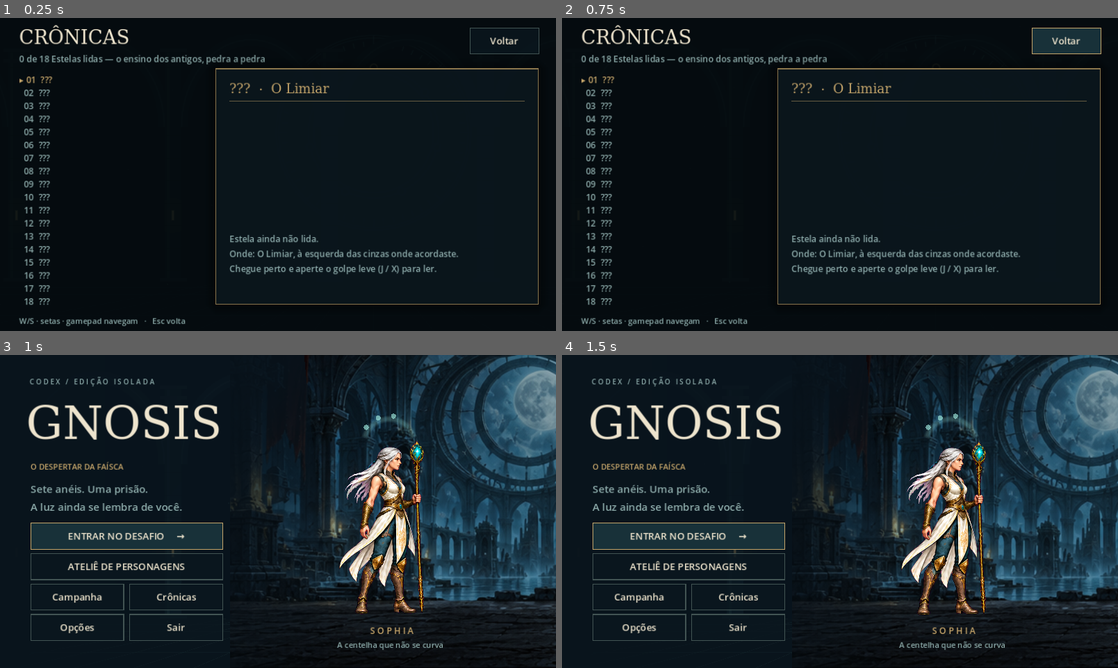
Above: before the commit, frames 1-4 (two rows, left to right).
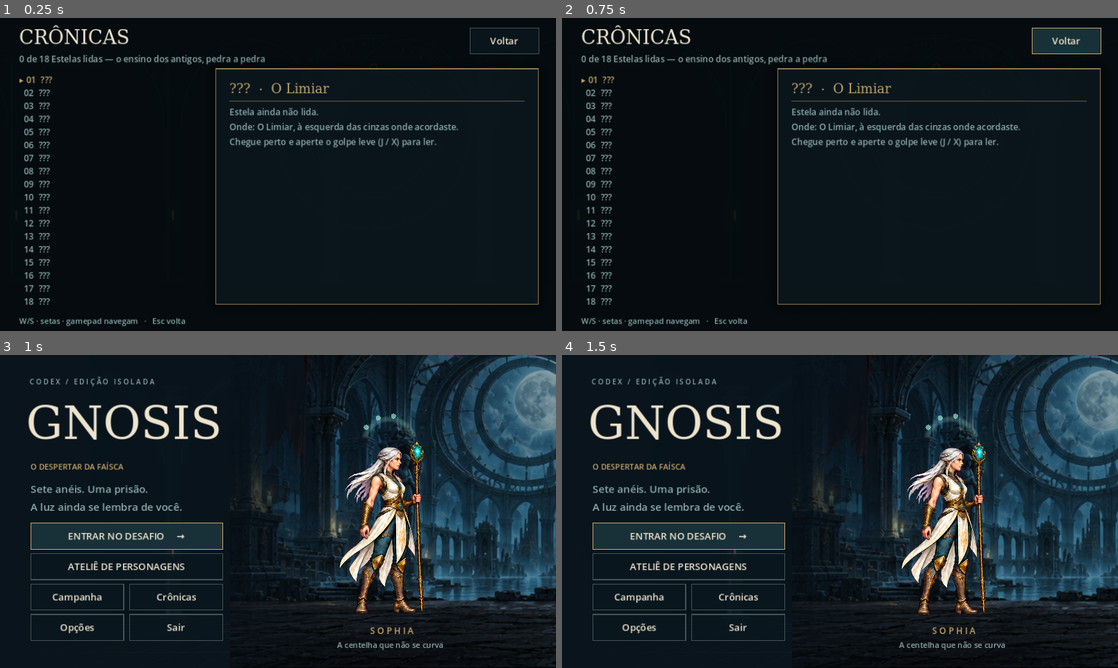
Above: after the commit, the same moments.

Repository: joaotatarin-svg/gnosis
Game: Godot game, scene res://scenes/ui/Chronicles.tscn
Same seed, same stepped clock (60 frames per second), same inputs: the game is played once before the commit and once after it. This scene is started directly instead of the project's main scene.
Inputs (mouse positions are in pixels of both pictures, inside the frame that each line leads up to):
- Up to frame 1 (0.25 s): no input
- Up to frame 2 (0.75 s): click "Voltar" at 0.5 s
- Up to frame 3 (1 s): no input
- Up to frame 4 (1.5 s): move the mouse to (962, 495) at 1.27 s; hold D (move_right) from 1.28 s (still down); hold I (block) from 1.28 s (still down); click (962, 495) at 1.42 s

The runs differ from the first frame. In frame 1, 2.3% of the frame differs, in the area x 41-83%, y 28-82%; in frame 2, 2.3%; in frame 3, nothing differs; in frame 4, nothing differs.

Commit message:
Gnose: correções visuais, QA próprio, docs e capturas
- Controls por código: anchors via set_anchors_and_offsets_preset (o
  anchors_preset em código não aplicava: fundo do prólogo, faixa das
  legendas e letterbox ficavam com tamanho zero).
- CaptionBar limpa a fila fora de uma tela do run (não vaza pro menu/Crônicas).
- Crônicas: entrada trancada mostra a dica logo abaixo do título.
- Gnosis silencioso no Desafio Codex (CodexSession.active): sem Estelas,
  legendas ou cards no sandbox — CodexQA volta a PASS (33/33).
- tools/GnoseQA.tscn: valida Estela/painel/Crônica, card de chefe, prólogo,
  epílogo e a tela Crônicas; salva shots/gnose_*.png (11/11 PASS).
- docs/GNOSE.md (18 Estelas, canais, ganchos pedidos) + LORE.md §10.

Co-Authored-By: Claude Fable 5.1 <noreply@anthropic.com>

Diff:
--- a/scripts/autoload/gnosis.gd
+++ b/scripts/autoload/gnosis.gd
@@ -241,6 +241,7 @@
 }
 
 var unlocked: Array = []          # ids das Crônicas lidas (persistem entre runs)
+var persist_enabled: bool = true  # ferramentas (QA/shot) desligam pra não sujar o disco
 var _caption: CaptionBar
 var _by_screen: Dictionary = {}   # tela -> Estela
 
@@ -307,6 +308,8 @@
 
 
 func _save() -> void:
+	if not persist_enabled:
+		return
 	var f := FileAccess.open(SAVE_PATH, FileAccess.WRITE)
 	if f == null:
 		return
@@ -316,8 +319,16 @@
 
 # --- contrato com o Level -----------------------------------------------------
 
+## O Desafio Codex (CodexSession) é um sandbox de 3 encontros: sem Estelas,
+## legendas ou cards — o fluxo dele tem resultado próprio e temporizado.
+func _sandbox() -> bool:
+	return CodexSession.active
+
+
 func setup_screen(level: Node2D, screen: int, rest_points: Array) -> void:
 	_caption.clear()
+	if _sandbox():
+		return
 	var e := stela_for_screen(screen)
 	if not e.is_empty() and not rest_points.is_empty() and level != null:
 		var s := Stela.new()
@@ -346,6 +357,8 @@
 
 
 func zone_cleared(screen: int, zone: int, _total: int) -> void:
+	if _sandbox():
+		return
 	if Narrative.once("walk_c_%d_%d" % [screen, zone]):
 		_caption.say_lines(Narrative.walk_cleared(screen, zone))
 
@@ -358,6 +371,8 @@
 ## Card de chefe ao nascer: id do Bestiário ("rei", "arconte_sono", ...,
 ## "demiurgo" na batalha dupla) ou "campeao" (Desafio do Éon).
 func boss_card(id: String, screen: int) -> void:
+	if _sandbox():
+		return
 	if id == "campeao":
 		var n := RunManager.eon_name(screen)
 		var fem := n in ["Fome", "Corrente", "Praga", "Coroa"]
--- a/scripts/entities/stela.gd
+++ b/scripts/entities/stela.gd
@@ -147,12 +147,12 @@
 		layer = 92
 		var dim := ColorRect.new()
 		dim.color = Color(0.0, 0.02, 0.03, 0.55)
-		dim.anchors_preset = Control.PRESET_FULL_RECT
+		dim.set_anchors_and_offsets_preset(Control.PRESET_FULL_RECT)
 		dim.mouse_filter = Control.MOUSE_FILTER_IGNORE
 		add_child(dim)
 
 		var center := CenterContainer.new()
-		center.anchors_preset = Control.PRESET_FULL_RECT
+		center.set_anchors_and_offsets_preset(Control.PRESET_FULL_RECT)
 		center.mouse_filter = Control.MOUSE_FILTER_IGNORE
 		add_child(center)
 
--- a/scripts/fx/cinematic.gd
+++ b/scripts/fx/cinematic.gd
@@ -94,12 +94,12 @@
 func _build_cards() -> void:
 	_black = ColorRect.new()
 	_black.color = Color(0.0, 0.0, 0.0, 1.0)
-	_black.anchors_preset = Control.PRESET_FULL_RECT
+	_black.set_anchors_and_offsets_preset(Control.PRESET_FULL_RECT)
 	_black.mouse_filter = Control.MOUSE_FILTER_IGNORE
 	add_child(_black)
 
 	_bg = TextureRect.new()
-	_bg.anchors_preset = Control.PRESET_FULL_RECT
+	_bg.set_anchors_and_offsets_preset(Control.PRESET_FULL_RECT)
 	_bg.expand_mode = TextureRect.EXPAND_IGNORE_SIZE
 	_bg.stretch_mode = TextureRect.STRETCH_SCALE
 	_bg.material = PaintedLibrary.material()
@@ -110,7 +110,7 @@
 	# vinheta: escurece as bordas pra o texto assentar
 	var vig := ColorRect.new()
 	vig.color = Color(0.0, 0.01, 0.02, 0.38)
-	vig.anchors_preset = Control.PRESET_FULL_RECT
+	vig.set_anchors_and_offsets_preset(Control.PRESET_FULL_RECT)
 	vig.mouse_filter = Control.MOUSE_FILTER_IGNORE
 	add_child(vig)
 
@@ -156,7 +156,7 @@
 
 	_hint = Label.new()
 	_hint.text = "qualquer tecla avança  ·  Esc pula"
-	_hint.anchors_preset = Control.PRESET_BOTTOM_RIGHT
+	_hint.set_anchors_and_offsets_preset(Control.PRESET_BOTTOM_RIGHT)
 	_hint.offset_left = -240.0
 	_hint.offset_top = -22.0
 	_hint.offset_right = -14.0
@@ -213,13 +213,13 @@
 func _build_boss() -> void:
 	_bar_top = ColorRect.new()
 	_bar_top.color = Color.BLACK
-	_bar_top.anchors_preset = Control.PRESET_TOP_WIDE
+	_bar_top.set_anchors_and_offsets_preset(Control.PRESET_TOP_WIDE)
 	_bar_top.offset_bottom = 0.0
 	_bar_top.mouse_filter = Control.MOUSE_FILTER_IGNORE
 	add_child(_bar_top)
 	_bar_bottom = ColorRect.new()
 	_bar_bottom.color = Color.BLACK
-	_bar_bottom.anchors_preset = Control.PRESET_BOTTOM_WIDE
+	_bar_bottom.set_anchors_and_offsets_preset(Control.PRESET_BOTTOM_WIDE)
 	_bar_bottom.offset_top = 0.0
 	_bar_bottom.mouse_filter = Control.MOUSE_FILTER_IGNORE
 	add_child(_bar_bottom)
--- a/scripts/levels/level.gd
+++ b/scripts/levels/level.gd
@@ -126,7 +126,7 @@
 	if RunManager.is_king_screen(screen):
 		# PRÓLOGO em cards (o mito: Mônada → Éons → Sophia → o Cego → faíscas),
 		# só uma vez por run, antes de a Voz falar.
-		if Narrative.once("prologue"):
+		if not CodexSession.active and Narrative.once("prologue"):
 			await Cinematic.prologue().finished
 			if not is_inside_tree():
 				return
--- a/scripts/ui/caption_bar.gd
+++ b/scripts/ui/caption_bar.gd
@@ -38,12 +38,12 @@
 
 	_strip = ColorRect.new()
 	_strip.color = Color(0.02, 0.045, 0.06, 0.62)
-	_strip.anchors_preset = Control.PRESET_FULL_RECT
+	_strip.set_anchors_and_offsets_preset(Control.PRESET_FULL_RECT)
 	_strip.mouse_filter = Control.MOUSE_FILTER_IGNORE
 	_root.add_child(_strip)
 
 	_speaker = Label.new()
-	_speaker.anchors_preset = Control.PRESET_TOP_WIDE
+	_speaker.set_anchors_and_offsets_preset(Control.PRESET_TOP_WIDE)
 	_speaker.offset_top = 3.0
 	_speaker.offset_bottom = 15.0
 	_speaker.horizontal_alignment = HORIZONTAL_ALIGNMENT_CENTER
@@ -54,7 +54,7 @@
 	_root.add_child(_speaker)
 
 	_text = Label.new()
-	_text.anchors_preset = Control.PRESET_FULL_RECT
+	_text.set_anchors_and_offsets_preset(Control.PRESET_FULL_RECT)
 	_text.offset_left = 10.0
 	_text.offset_right = -10.0
 	_text.offset_top = 15.0
@@ -91,6 +91,11 @@
 
 
 func _process(delta: float) -> void:
+	# Fora de uma tela do run (menu, Crônicas, fim), nada fica pendurado.
+	if not (get_tree().current_scene is Level):
+		if _showing or not _queue.is_empty():
+			clear()
+		return
 	if _showing:
 		_time_left -= delta
 		if _time_left <= 0.0:
--- a/scripts/ui/chronicles.gd
+++ b/scripts/ui/chronicles.gd
@@ -101,7 +101,7 @@
 	else:
 		_title.text = "???  ·  %s" % String(cur.eon)
 		_body.text = ""
-		_body.visible = true
+		_body.visible = false          # a dica sobe pra logo abaixo do título
 		_hint_locked.text = "Estela ainda não lida.\nOnde: %s\nChegue perto e aperte o golpe leve (J / X) para ler." % String(cur.hint)
 		_source.text = ""
 
--- /dev/null
+++ b/tools/GnoseQA.tscn
@@ -0,0 +1,6 @@
+[gd_scene load_steps=2 format=3]
+
+[ext_resource type="Script" path="res://tools/gnose_qa.gd" id="1"]
+
+[node name="GnoseQA" type="Node"]
+script = ExtResource("1")
--- /dev/null
+++ b/tools/gnose_qa.gd
@@ -0,0 +1,146 @@
+extends Node
+## FERRAMENTA (não faz parte do jogo): QA da GNOSE — Estela (prompt, painel,
+## Crônica), card de chefe, prólogo, epílogo e a tela Crônicas. Com janela,
+## salva capturas em shots/gnose_*.png; headless só valida.
+## Uso: godot --path . res://tools/GnoseQA.tscn  (--headless pra só validar)
+
+func _ready() -> void:
+	var w := Worker.new()
+	get_tree().root.add_child.call_deferred(w)
+
+
+class Worker extends Node:
+	var errors: int = 0
+
+	func _ready() -> void:
+		process_mode = Node.PROCESS_MODE_ALWAYS
+		_run.call_deferred()
+
+	func check(cond: bool, msg: String) -> void:
+		if cond:
+			print("QA PASS: ", msg)
+		else:
+			errors += 1
+			push_error("QA FAIL: " + msg)
+
+	func wait(seconds: float = 0.6) -> void:
+		await get_tree().create_timer(seconds, true, false, true).timeout
+
+	func shot(name: String) -> void:
+		if DisplayServer.get_name() == "headless":
+			return
+		await RenderingServer.frame_post_draw
+		get_viewport().get_texture().get_image().save_png("res://shots/" + name + ".png")
+		print("SHOT salvo: shots/" + name + ".png")
+
+	## Fecha diálogos abertos (escolha padrão) e cinemáticas (pula).
+	func skip_all() -> void:
+		for _i in 30:
+			var had := false
+			for c in get_tree().root.get_children():
+				if c is DialogueBox:
+					if c.choices.size() > 0:
+						c._on_choice(0)
+					else:
+						c._finish()
+					had = true
+				elif c is Cinematic:
+					c._skip_all = true
+					c._advance = true
+					had = true
+			if not had:
+				return
+			await wait(0.15)
+
+	func goto_screen(s: int) -> void:
+		RunManager.current_screen = s
+		GameManager.current_screen = s
+		get_tree().change_scene_to_file("res://scenes/levels/Level01.tscn")
+		await wait(0.5)
+		await skip_all()
+		await wait(0.3)
+
+	func find_child_of(node: Node, type) -> Node:
+		for c in node.get_children():
+			if is_instance_of(c, type):
+				return c
+		return null
+
+	func _run() -> void:
+		SaveManager.persist_enabled = false
+		Gnosis.persist_enabled = false
+		Gnosis.unlocked.clear()
+		GameManager.selected_character = GameContent.characters[0]
+		Progression.reset_run()
+		RunManager.begin()
+		for sk in GameContent.characters[0].skills:
+			if sk.ring != "":
+				Progression.add_ring(sk.ring, sk.id)
+
+		# 1. Estela + legenda de chegada (tela 15, uma zona: Estela à direita do descanso 0)
+		Narrative.once("prologue")
+		await goto_screen(15)
+		await wait(1.0)
+		var lv = get_tree().current_scene
+		var stela: Stela = find_child_of(lv, Stela)
+		check(stela != null, "Estela instanciada na tela 15")
+		if stela != null:
+			print("Estela em ", stela.global_position, " · player em ", lv.player.global_position)
+			lv.player.global_position = stela.global_position + Vector2(44, -30)
+			await wait(0.7)
+			check(stela._near, "prompt de leitura ao chegar perto")
+			await shot("gnose_stela")
+			var before: int = Gnosis.chronicles_count()
+			stela.open()
+			await wait(0.6)
+			check(get_tree().paused, "painel da Estela pausa o mundo")
+			check(Gnosis.chronicles_count() == before + 1, "Crônica desbloqueada ao ler")
+			await shot("gnose_stela_panel")
+			for c in get_tree().root.get_children():
+				if c is Stela.StelaPanel:
+					get_tree().paused = false
+					c.finished.emit()
+					c.queue_free()
+			await wait(0.5)
+			check(not get_tree().paused, "painel fechou e o jogo voltou")
+
+		# 2. Card de chefe (tela 10: o jogador cruza o gatilho e Athoth nasce)
+		await goto_screen(10)
+		lv = get_tree().current_scene
+		lv.player.global_position = Vector2(lv.zone_center(0) - Level.ZONE_TRIGGER + 8.0, 250.0)
+		await wait(0.5)
+		var cin: Cinematic = find_child_of(get_tree().root, Cinematic)
+		check(cin != null and get_tree().paused, "card de chefe congela ao nascer o Arconte")
+		await shot("gnose_boss_card")
+		await wait(2.6)
+		check(not get_tree().paused, "card de chefe liberou o jogo")
+
+		# 3. Prólogo (avulso) e epílogo (avulso)
+		var pro := Cinematic.prologue()
+		await wait(1.2)
+		check(is_instance_valid(pro) and get_tree().paused, "prólogo pausa e mostra o card")
+		await shot("gnose_prologue")
+		await skip_all()
+		await wait(0.8)
+		check(not get_tree().paused, "prólogo pulável")
+		GameManager.end_title = "SEMENTE"
+		GameManager.end_subtitle = "Recusaste o trono e a porta. Desceste de volta, de faísca em faísca."
+		var epi := Cinematic.epilogue("semente", Gnosis.chronicles_count(), Gnosis.chronicles_total())
+		await wait(1.2)
+		check(is_instance_valid(epi) and get_tree().paused, "epílogo pausa e mostra o card")
+		await shot("gnose_epilogue")
+		await skip_all()
+		await wait(0.8)
+
+		# 4. Crônicas
+		get_tree().paused = false
+		get_tree().change_scene_to_file("res://scenes/ui/Chronicles.tscn")
+		await wait(0.7)
+		var ch = get_tree().current_scene
+		check(ch != null and ch.get_script() != null and ch._entries.size() == 18, "Crônicas lista 18 entradas")
+		ch._move(1)
+		await wait(0.2)
+		await shot("gnose_chronicles")
+
+		print("QA RESULT: ", errors, " falhas")
+		get_tree().quit(0 if errors == 0 else 1)
Not shown, added: tools/gnose_qa.gd.uid
Not shown, added: tools/hero_qa.gd.uid
Not shown, added: docs/GNOSE.md
Not shown, changed: docs/LORE.md
